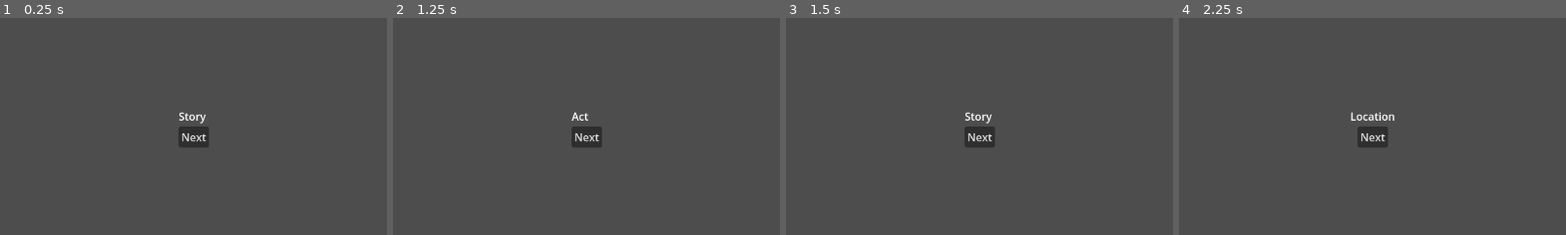
Above: before the commit, frames 1-4 (left to right).
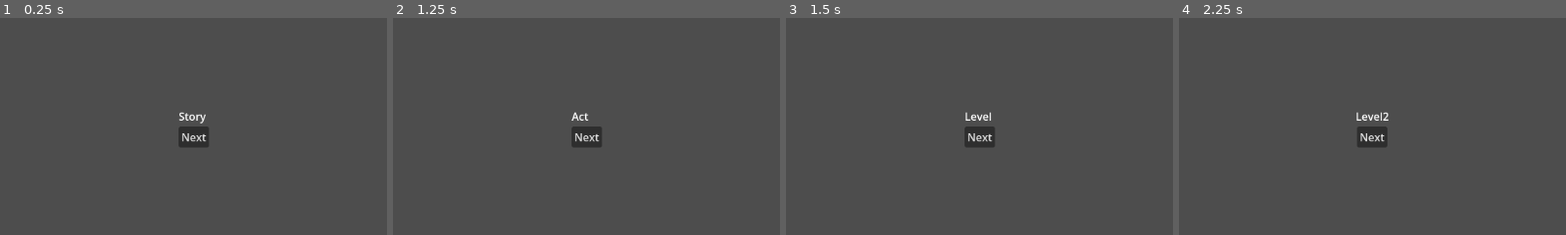
Above: after the commit, the same moments.

Repository: kentlizardo/demakers-game
Game: Godot game, scene res://scenes/main.tscn
The game is run twice, just before and just after one commit, with the same random seed, the same clock (stepped at 60 frames per second) and the same inputs.
Inputs:
- Up to frame 1 (0.25 s): no input
- Up to frame 2 (1.25 s): click "Next" at 0.5 s
- Up to frame 3 (1.5 s): click "Next" at 1.25 s
- Up to frame 4 (2.25 s): click "Next" at 2 s
The pictures show only the part of the screen within x 25-75%, y 25-75%; the shares and areas given below are measured in that part.

Frames 1-2 are identical in both runs. In frame 3, 0.2% of the frame differs, in the area x 46-54%, y 43-49%; in frame 4, 0.4%, in the area x 44-56%, y 43-58%.
Error before the commit: Parse Error: Too few arguments for "_populate_level()" call. Expected at least 1 but received 0. (res://scenes/run/story/level.gd:32)
Error after the commit: Out of bounds get index '1' (on base: 'Array[Dictionary]') (res://scenes/util/debug.gd:39)

Commit message:
Level.populate_level tweak

Diff:
--- a/scenes/run/story/level.gd
+++ b/scenes/run/story/level.gd
@@ -1,16 +1,13 @@
 class_name Level extends Location
 
-## Retrieves all locations from root to this node.
 static func _index(node: Node) -> Array[Location]:
 	if !node:
 		return []
 	if node is Location:
 		var loc: Location = node
-		return _index(node.get_parent()) + [loc]
+		return _index(node.get_parent()) + ([loc] as Array[Location])
 	return _index(node.get_parent())
 
-## This function creates an index of all Superlocations
-## While keeping only the frontier Level
 static func _create_level_index(level_frontier: Level) -> Array[Location]:
 	var loc_index := _index(level_frontier)
 	var filter := func(loc: Location) -> bool:
@@ -29,4 +26,7 @@
 func _enter(sandbox: Sandbox) -> void:
 	var level_index := Level._create_level_index(self)
 	for loc: Location in level_index:
-		loc._populate_level() # Why is autocomplete not working here?
+		loc.populate_level(sandbox)
+
+func populate_level(sandbox: Sandbox) -> void:
+	sandbox.add_child(level_template.instantiate())
--- a/scenes/run/story/location.gd
+++ b/scenes/run/story/location.gd
@@ -13,10 +13,10 @@
 	Debug.abstr_func(self)
 
 ## Used to affect any sublocations that are Levels when they are generated.
-## Only the leaf
-func _populate_level(sandbox: Sandbox) -> Array[Object]:
+## Only the frontier level's populate will be called.
+## Returns an array of generators: Objects with .generate(sandbox: Sandbox)
+func populate_level(sandbox: Sandbox) -> void:
 	Debug.abstr_func(self)
-	return []
 
 func build() -> bool:
 	if is_built:
@@ -52,6 +52,9 @@
 	sandbox.add_child(menu)
 	if get_sub_locations().size() > 0:
 		if !curr_loc:
+			# TODO: Instead of placing a closure here that sets any null curr_loc to the first child
+			# In case of wanting to return to the same location,
+			# Should probably just set curr_loc in build()
 			print("No current location, setting it to first child.")
 			curr_loc = get_sub_locations()[0]
 		else:
